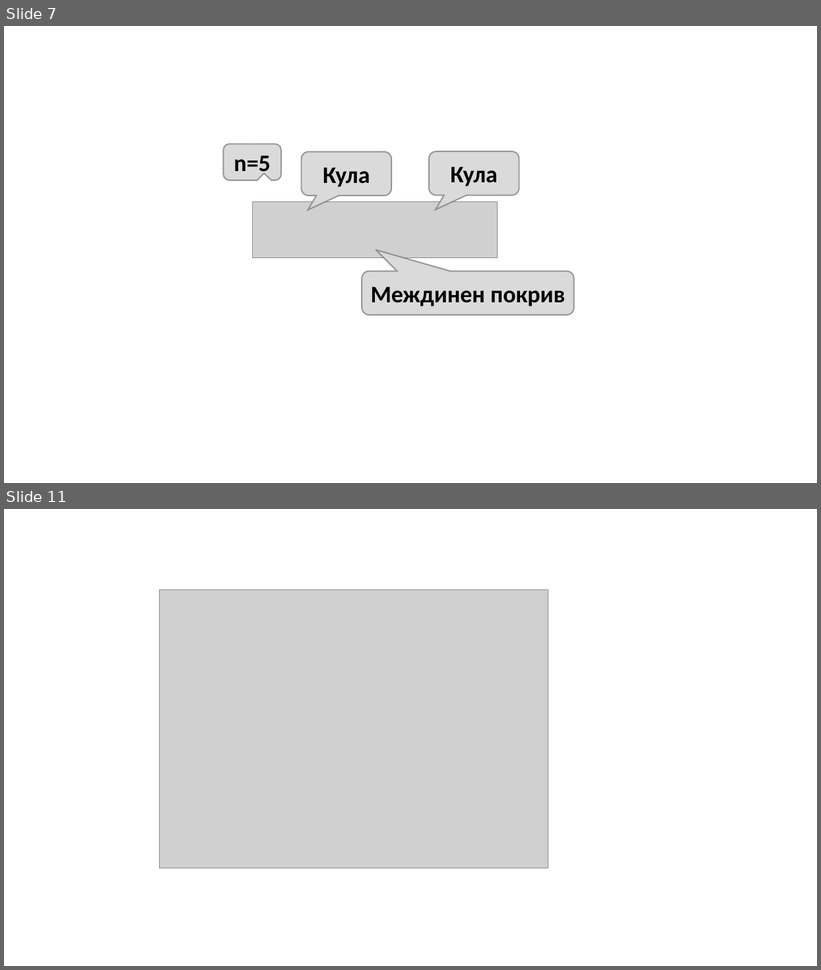
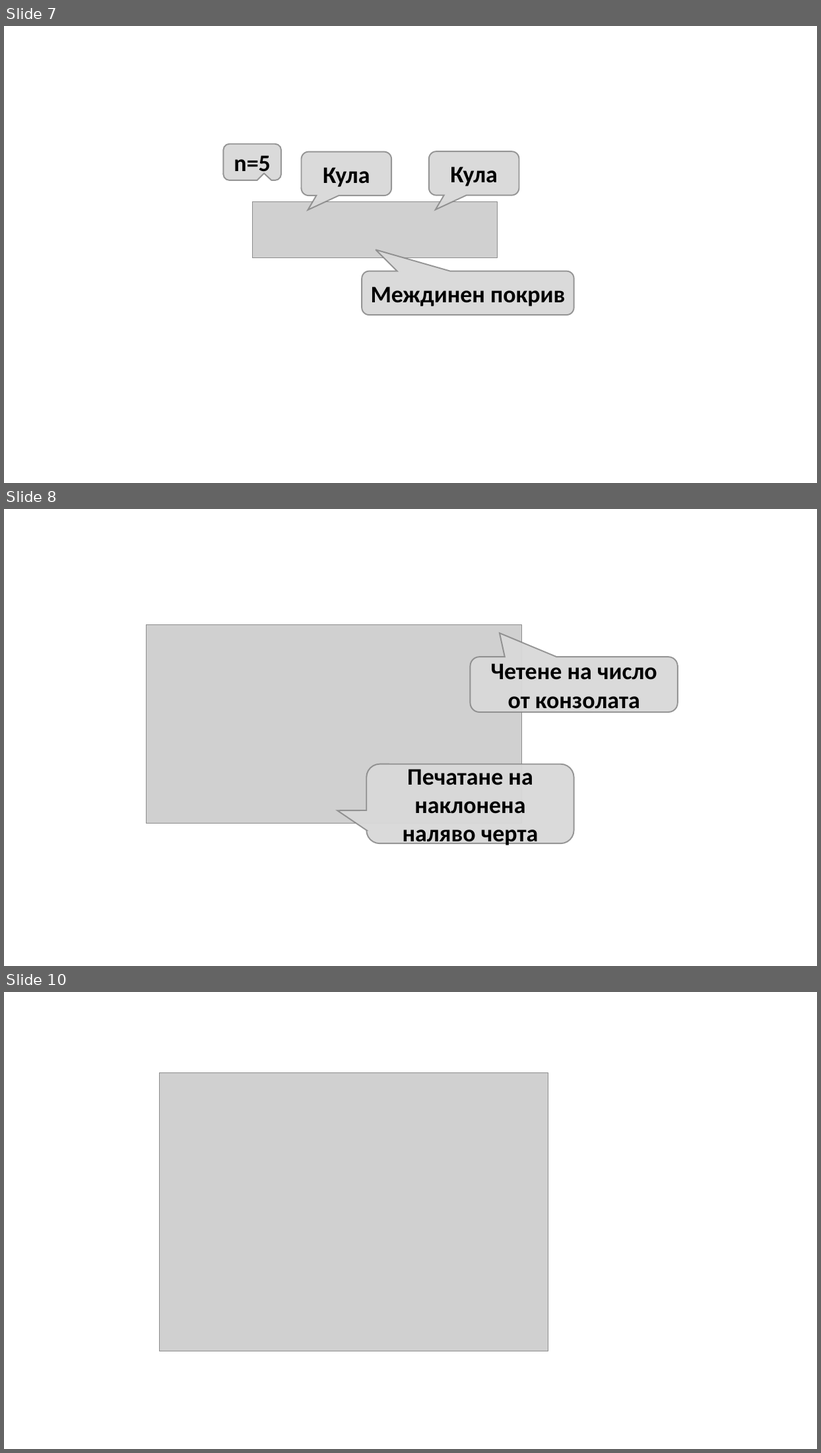
Before and after one commit to SoftUni/Programming-Basics-Book-CSharp-BG, a slide deck: assets/chapter-6-images/chapter-6-images.pptx. Shown one above the other, each under a label of ours: slides 7 and 11 before the commit, slides 7, 8 and 10 after it; the slides between them are not shown. The pictures are 821x970 and 821x1453 pixels, drawn with LibreOffice and Linux fonts; fonts in the diff are those of the drawing; grey boxes stand for pictures. Boxes give left, top, right and bottom in pixels: in the first picture for what was removed or moved away, otherwise in the second. Text is boxed around its words. In the diff, an @@ line names an element or a change of style, - is before the commit and + after.

```diff
--- a/assets/chapter-6-images/chapter-6-images.pptx
+++ b/assets/chapter-6-images/chapter-6-images.pptx
@@ slide 8 added at (4,509,817,966), background #FFFFFF @@
@@ picture added at (146,625,522,824) @@
@@ rounded speech box added at (471,657,678,713), fill #D9D9D9 at 95% opacity, outline #808080 1.5 pt, 28 pt, text #000000, bold @@
+Четене на число от конзолата
@@ rounded speech box added at (366,764,574,844), fill #D9D9D9 at 95% opacity, outline #808080 1.5 pt, 28 pt, text #000000, bold @@
+Печатане на наклонена наляво черта
@@ what was slide 11 is now slide 10 @@
```
Also in this commit, not shown: 1 slide changed, 2 slides removed, 6 other files.
